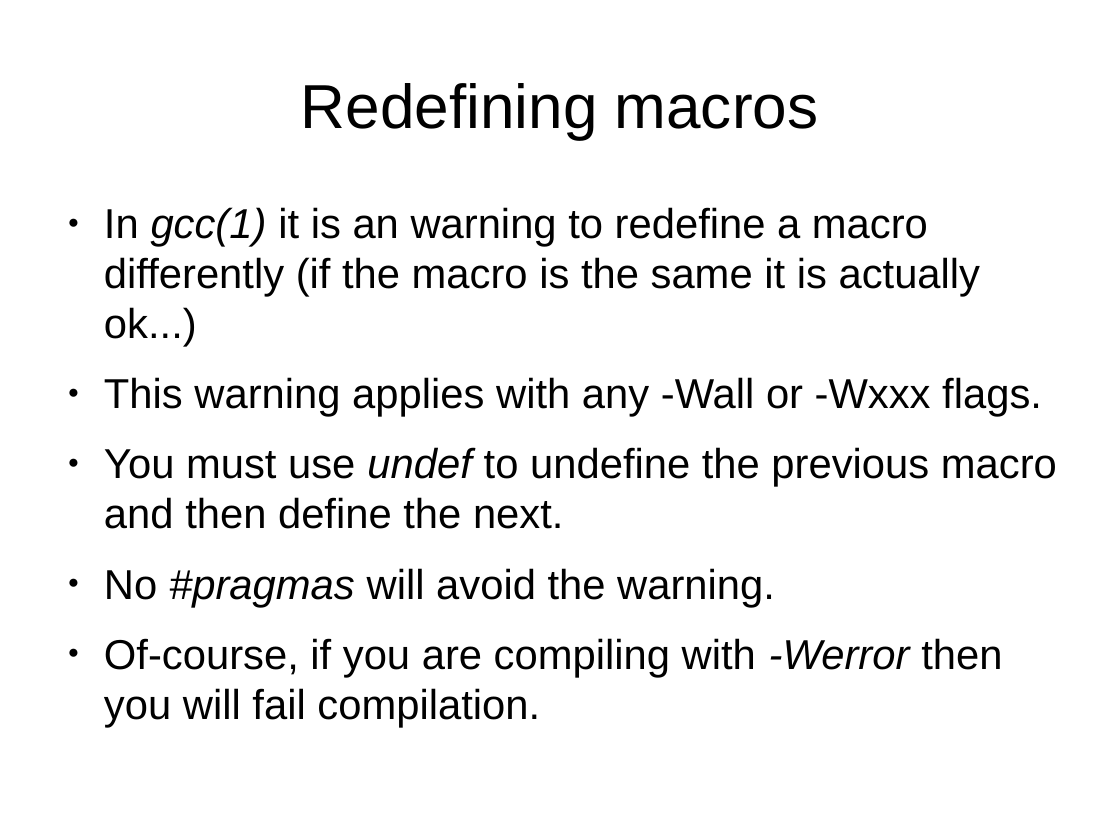
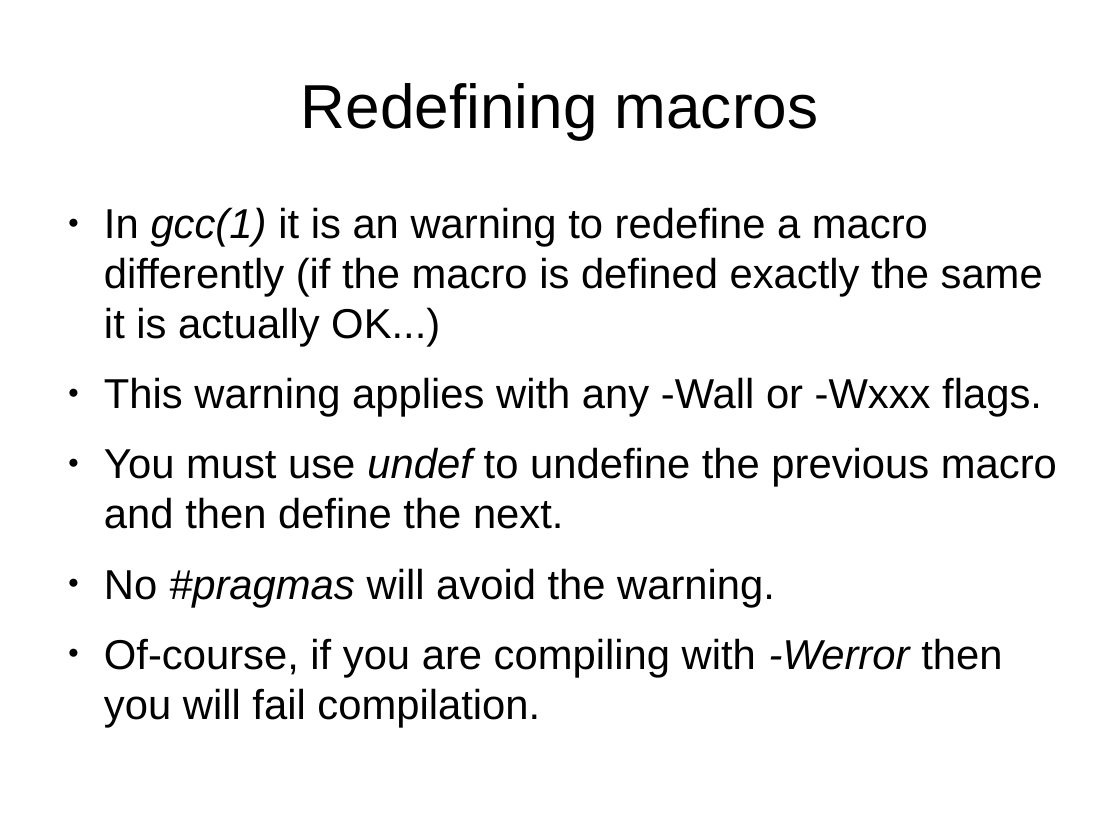
Before and after one commit to kalmuthu/slides, a slide deck: slide 6 of odp/c_pre_processor.odp. Drawn at 1120x840 pixels with LibreOffice and Linux fonts; fonts in the diff are those of the drawing. Boxes give left, top, right and bottom in pixels: in the first picture for what was removed or moved away, otherwise in the second. Text is boxed around its words. In the diff, an @@ line names an element or a change of style, - is before the commit and + after.

```diff
--- a/odp/c_pre_processor.odp
+++ b/odp/c_pre_processor.odp
@@ text at (104,207,1043,347): text changed @@
-● In gcc(1) it is an warning to redefine a macro differently (if the macro is the same it is actually ok...)
+● In gcc(1) it is an warning to redefine a macro differently (if the macro is defined exactly the same it is actually OK...)
```
Also in this commit, not shown: 1 other slide changed, 1 slide added, 4 other files.
